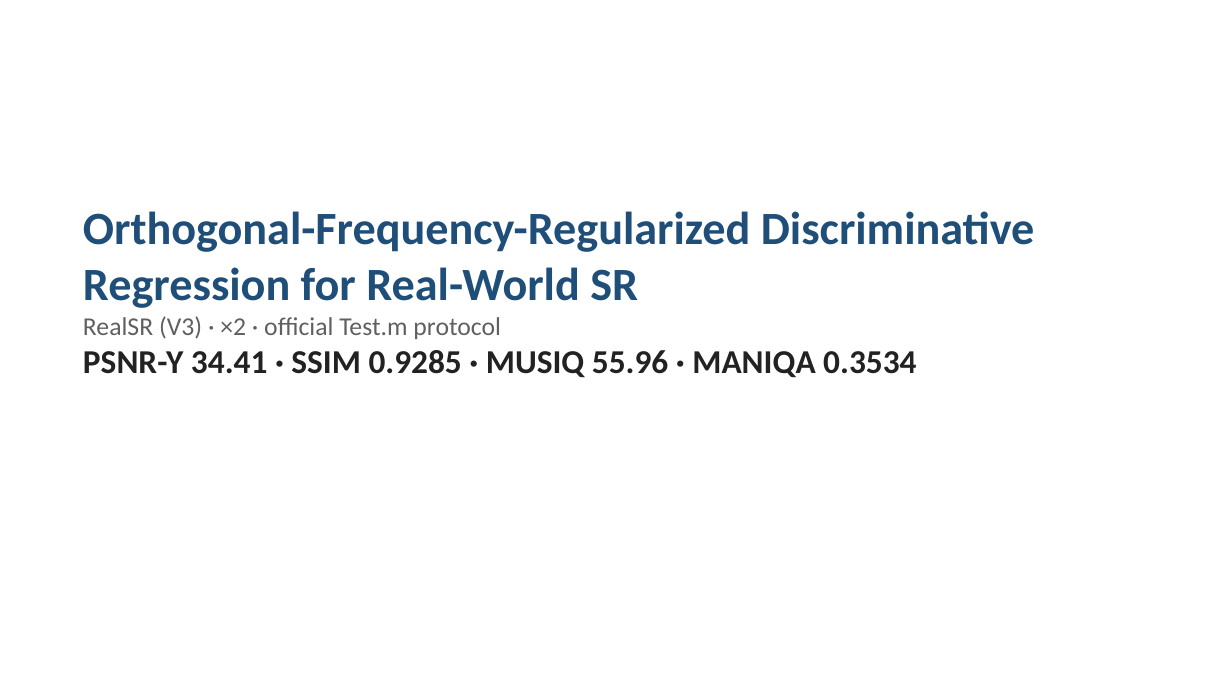
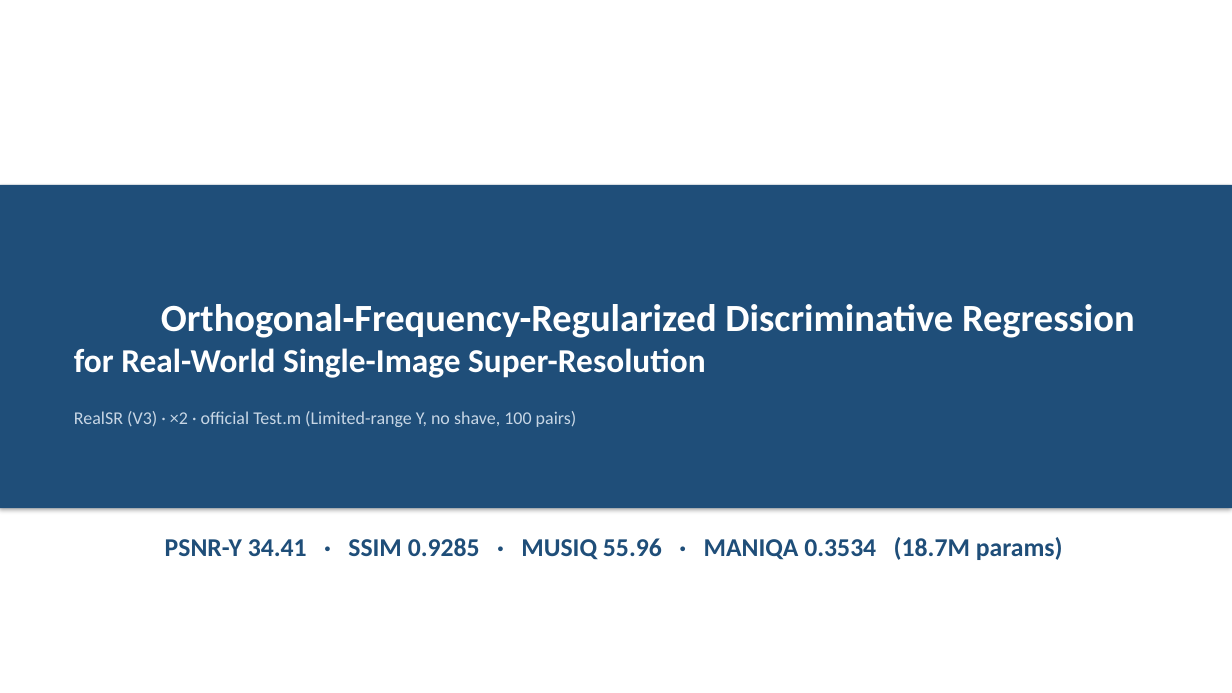
Before and after one commit to KiritoFD/SwinIR-refine, a slide deck: slide 1 of docs/slides.pptx. Drawn at 1232x693 pixels with LibreOffice and Linux fonts; fonts in the diff are those of the drawing. Boxes give left, top, right and bottom in pixels: in the first picture for what was removed or moved away, otherwise in the second. Text is boxed around its words. In the diff, an @@ line names an element or a change of style, - is before the commit and + after.

```diff
--- a/docs/slides.pptx
+++ b/docs/slides.pptx
@@ rectangle "Orthogonal-Frequency-Regularized Discriminative Regression" resized from (x1=83, y1=211, x2=1035, y2=378) to (x1=0, y1=185, x2=1232, y2=508) @@
@@ rectangle "Orthogonal-Frequency-Regularized Discriminative Regression" at (x1=0, y1=185, x2=1232, y2=508): vertical alignment top to middle; fill none to #1F4E79; shadow on @@
@@ text in rectangle at (x1=74, y1=304, x2=1135, y2=427): text changed; size 36 to 14 pt; text colour #1F4E79 to #FFFFFF @@
-Orthogonal-Frequency-Regularized Discriminative
-Regression for Real-World SR
-RealSR (V3) · ×2 · official Test.m protocol
-PSNR-Y 34.41 · SSIM 0.9285 · MUSIQ 55.96 · MANIQA 0.3534
+Orthogonal-Frequency-Regularized Discriminative Regression
+for Real-World Single-Image Super-Resolution
+RealSR (V3) · ×2 · official Test.m (Limited-range Y, no shave, 100 pairs)
@@ text added at (x1=165, y1=537, x2=1063, y2=560), 20 pt, text #1F4E79, bold @@
+PSNR-Y 34.41 · SSIM 0.9285 · MUSIQ 55.96 · MANIQA 0.3534 (18.7M params)
```
Also in this commit, not shown: 5 other slides changed, 6 slides added, 5 slides removed, 7 other files.
